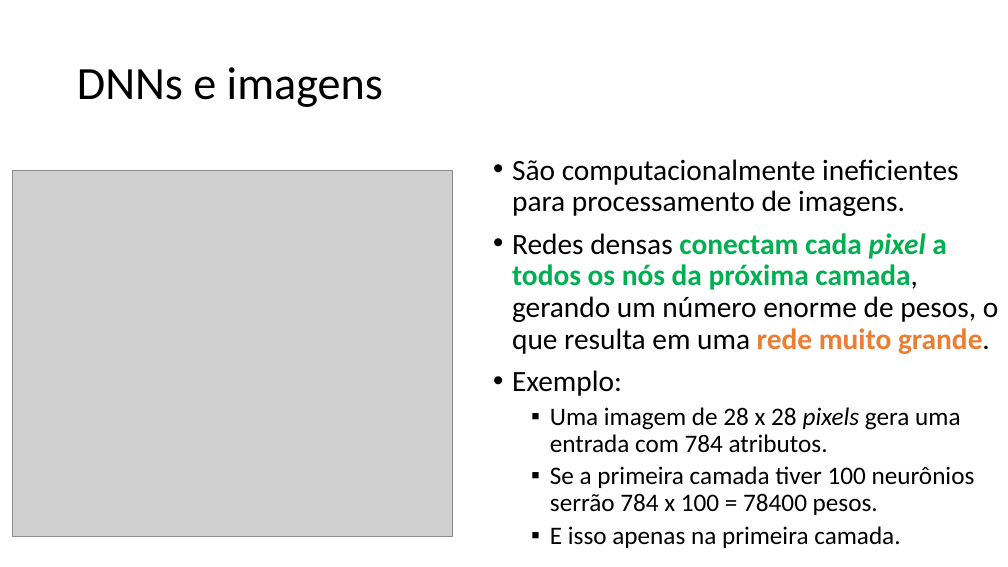
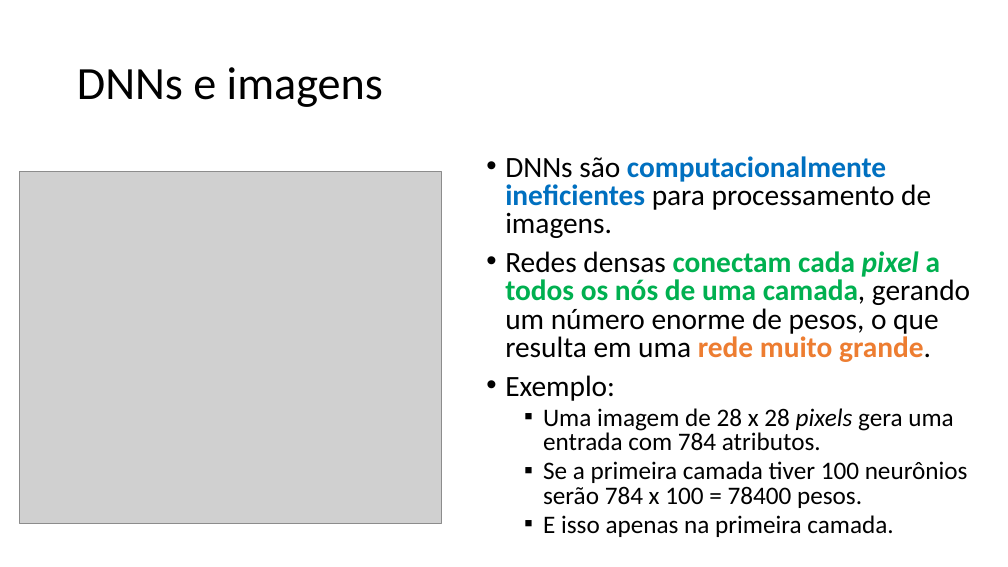
Before and after one commit to zz4fap/c24_inteligencia_artificial, a slide deck: slide 10 of slides/C24_CNN.pptx. Drawn at 1008x567 pixels with LibreOffice and Linux fonts; fonts in the diff are those of the drawing; grey boxes stand for pictures. Boxes give left, top, right and bottom in pixels: in the first picture for what was removed or moved away, otherwise in the second. Text is boxed around its words. In the diff, an @@ line names an element or a change of style, - is before the commit and + after.

```diff
--- a/slides/C24_CNN.pptx
+++ b/slides/C24_CNN.pptx
@@ picture: place and size @@
-picture at bbox=[13, 170, 452, 537]
+picture at bbox=[20, 171, 441, 523]
@@ text at bbox=[505, 156, 970, 362]: text changed @@
-• São computacionalmente ineficientes para processamento de imagens.
-• Redes densas conectam cada pixel a todos os nós da próxima camada, gerando um número enorme de pesos, o que resulta em uma rede muito grande.
+• DNNs são computacionalmente ineficientes para processamento de imagens.
+• Redes densas conectam cada pixel a todos os nós de uma camada, gerando um número enorme de pesos, o que resulta em uma rede muito grande.
@@ text at bbox=[505, 375, 953, 537]: line spacing 0.9 to 0.8 @@
@@ text at bbox=[543, 461, 968, 508]: text changed @@
-  ▪ Se a primeira camada tiver 100 neurônios serrão 784 x 100 = 78400 pesos.
+  ▪ Se a primeira camada tiver 100 neurônios serão 784 x 100 = 78400 pesos.
```
Also in this commit, not shown: 19 other slides changed, 1 other file.
